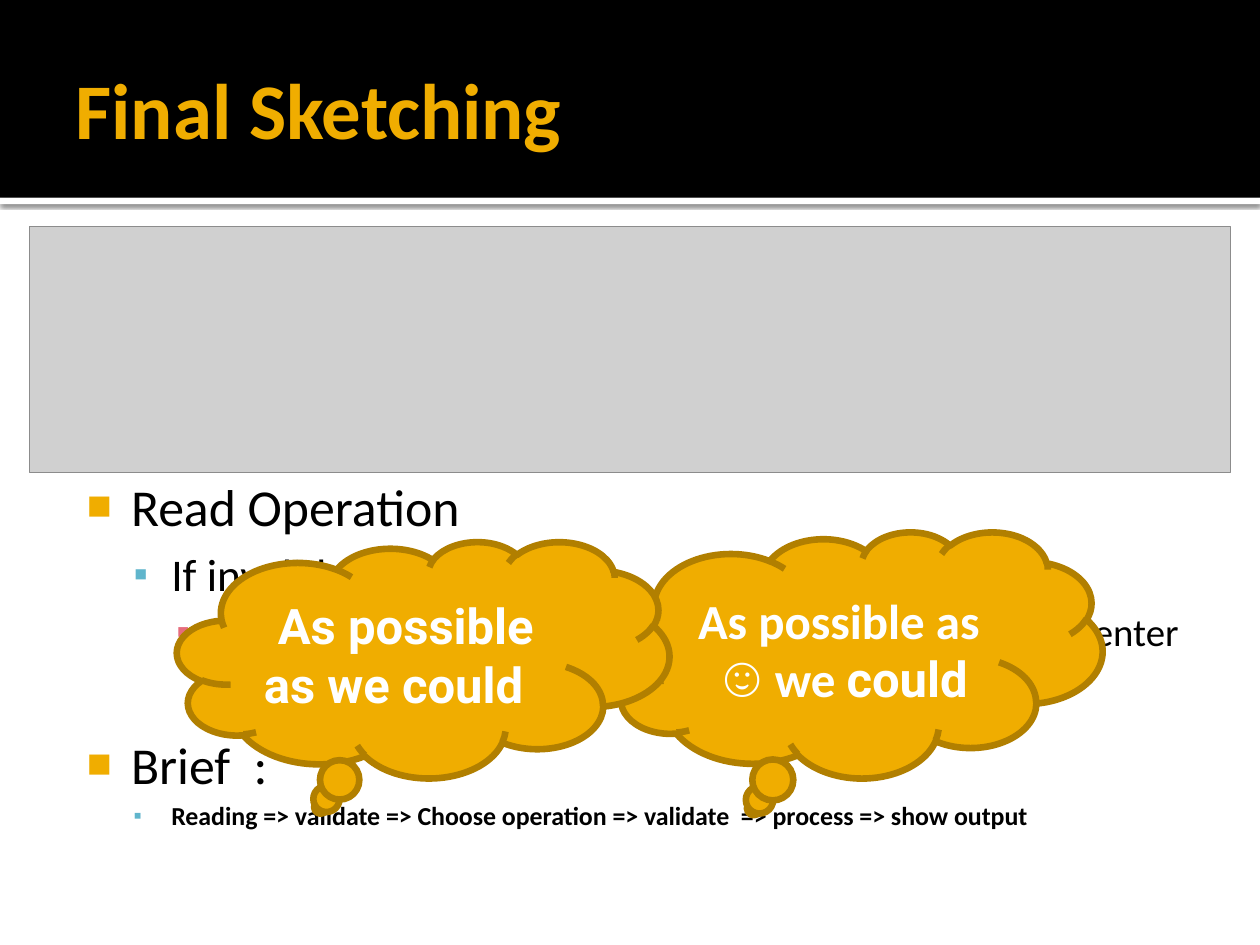
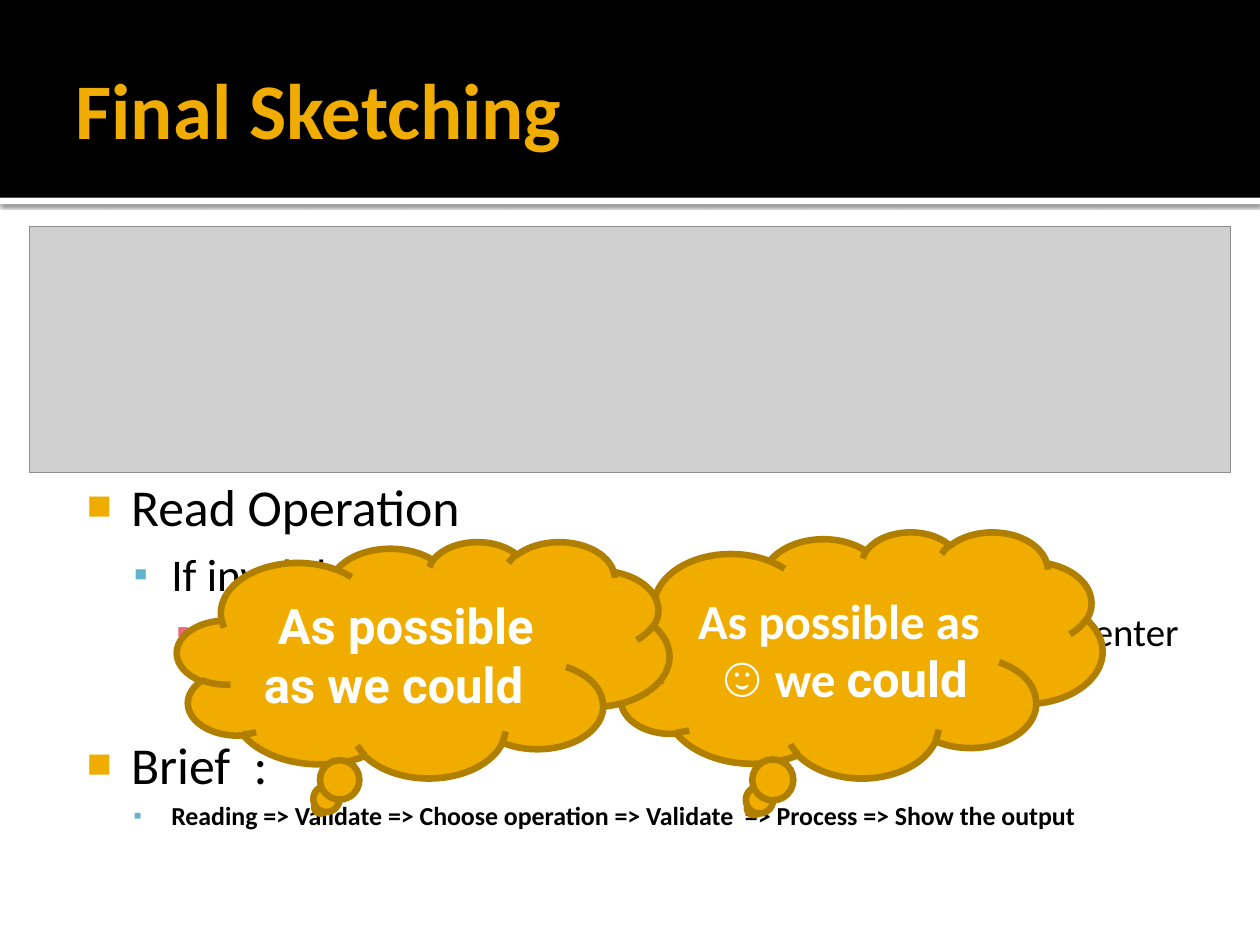
Before and after one commit to Amir-Haytham/Basic-Scientific-Calculator, a slide deck: slide 8 of Presentation.pptx. Drawn at 1260x945 pixels with LibreOffice and Linux fonts; fonts in the diff are those of the drawing; grey boxes stand for pictures. Boxes give left, top, right and bottom in pixels: in the first picture for what was removed or moved away, otherwise in the second. Text is boxed around its words. In the diff, an @@ line names an element or a change of style, - is before the commit and + after.

Commit message:
Fixed grammar mistakes

```diff
--- a/Presentation.pptx
+++ b/Presentation.pptx
@@ text at (x1=171, y1=804, x2=1074, y2=830): text changed @@
-  ▪ Reading => validate => Choose operation => validate => process => show output
+  ▪ Reading => Validate => Choose operation => Validate => Process => Show the output
```
Also in this commit, not shown: 5 other slides changed.
